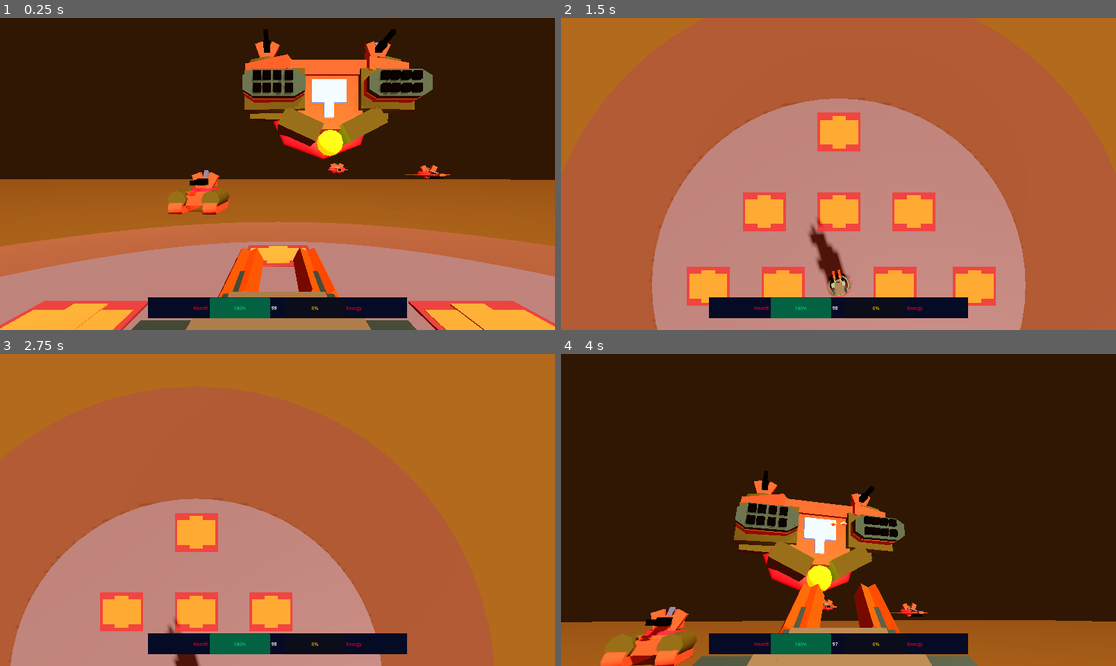
Above: before the commit, frames 1-4 (two rows, left to right).
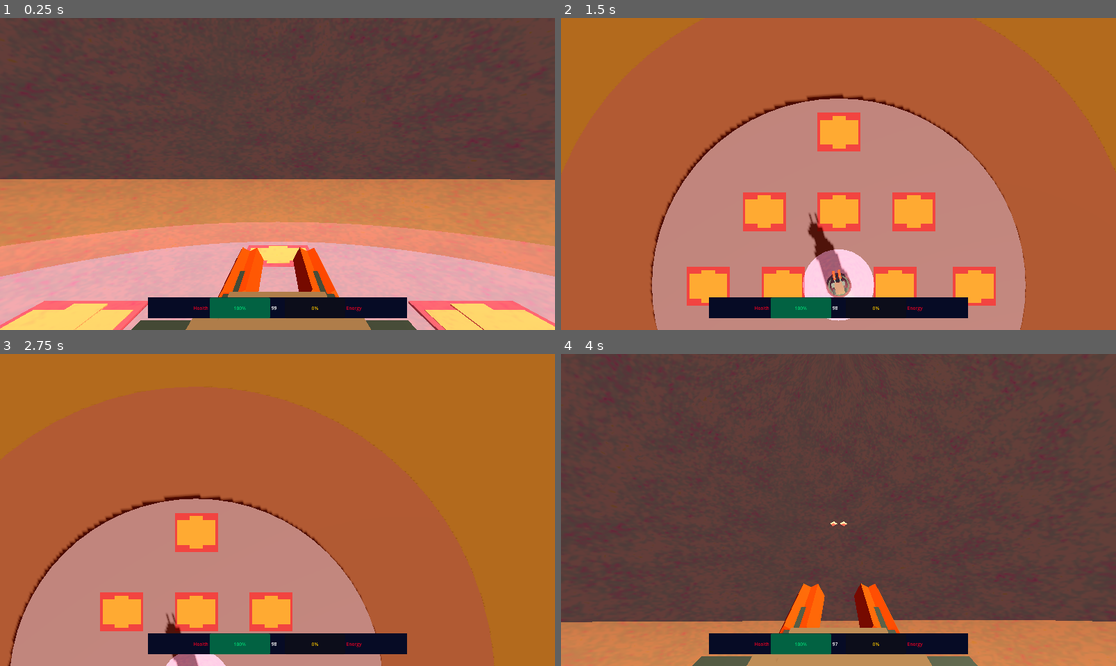
Above: after the commit, the same moments.

Repository: JustusGames/GodotJam_Expansion
Game: Godot game, scene res://Levels/turret_testing_grounds.tscn
Two runs of this game, one before a commit and one after it. Both use one fixed random seed, a clock stepped at 60 frames per second and the inputs below. The engine's default icon, where the game draws it, is replaced by a stand-in: a white triangle on a blue panel in a dark square.
Inputs (mouse positions are in pixels of both pictures, inside the frame that each line leads up to):
- Up to frame 1 (0.25 s): no input
- Up to frame 2 (1.5 s): move the mouse to (866, 174) at 0.52 s; hold W (Move Map Up) from 0.53 s (still down); click (866, 174) at 0.6 s; move the mouse to (810, 174) at 1.27 s; tap Tab (SwitchCamera) at 1.35 s
- Up to frame 3 (2.75 s): move the mouse to (333, 441) at 2.02 s; release W (Move Map Up) at 2.03 s; hold D (Move Map Right) from 2.03 s (still down); click (333, 441) at 2.1 s
- Up to frame 4 (4 s): move the mouse to (810, 572) at 2.77 s; release D (Move Map Right) at 2.78 s; hold W (Move Map Up) from 2.78 s (still down); tap Tab (SwitchCamera) at 2.85 s; move the mouse to (877, 513) at 3.52 s; click (877, 513) at 3.6 s

The runs differ from the first frame. In frame 1, 93% of the frame differs, in the area x 0-100%, y 0-100%; in frame 2, 2.6%; in frame 3, 1.2%; in frame 4, 93%.

Commit message:
forcefield functionality start
forcefield expands/contracts based on number of power buildings
forcefield takes damage and can be destroyed
collision layer manager for pretty much all assets

Diff:
--- a/Buildings/Scenes/ammo_station.tscn
+++ b/Buildings/Scenes/ammo_station.tscn
@@ -42,7 +42,7 @@
 size = Vector3(4.5908203, 3.7613525, 4.770508)
 
 [node name="AmmoStation" type="StaticBody3D"]
-collision_layer = 16
+collision_layer = 4
 collision_mask = 0
 script = ExtResource("1_nqnw0")
 
@@ -112,6 +112,7 @@
 [node name="BuildingHIT" type="Node3D" parent="."]
 unique_name_in_owner = true
 transform = Transform3D(3, 0, 0, 0, 3, 0, 0, 0, 3, 0, 0, 0)
+visible = false
 
 [node name="CSGBox3D" type="CSGBox3D" parent="BuildingHIT"]
 transform = Transform3D(1, 0, 0, 0, 1, 0, 0, 0, 1, 0, 0.245605, 0)
--- a/Buildings/Scenes/build_spot.tscn
+++ b/Buildings/Scenes/build_spot.tscn
@@ -20,6 +20,7 @@
 emission_energy_multiplier = 2.02
 
 [node name="BuildSpot" type="Area3D"]
+collision_mask = 0
 script = ExtResource("1_2mc8t")
 
 [node name="CollisionShape3D" type="CollisionShape3D" parent="."]
--- a/Buildings/Scenes/health_station.tscn
+++ b/Buildings/Scenes/health_station.tscn
@@ -48,7 +48,7 @@
 size = Vector3(4.9453125, 2.6072998, 5.208008)
 
 [node name="HealthStation" type="StaticBody3D"]
-collision_layer = 16
+collision_layer = 4
 collision_mask = 0
 script = ExtResource("1_g2aeq")
 
--- a/Buildings/Scenes/power_station.tscn
+++ b/Buildings/Scenes/power_station.tscn
@@ -48,7 +48,7 @@
 size = Vector3(5.071289, 2.7857666, 4.963867)
 
 [node name="PowerStation" type="StaticBody3D"]
-collision_layer = 16
+collision_layer = 4
 collision_mask = 0
 script = ExtResource("1_yykt5")
 
--- a/Enemies/Projectiles/enemy_bomb.tscn
+++ b/Enemies/Projectiles/enemy_bomb.tscn
@@ -11,8 +11,8 @@
 emission = Color(0.0110851675, 0.02817984, 0.07791569, 1)
 
 [node name="Bomb" type="RigidBody3D"]
-collision_layer = 0
-collision_mask = 17
+collision_layer = 16
+collision_mask = 5
 gravity_scale = 2.0
 contact_monitor = true
 max_contacts_reported = 2
--- a/Enemies/Projectiles/enemy_bullet.tscn
+++ b/Enemies/Projectiles/enemy_bullet.tscn
@@ -20,7 +20,7 @@
 
 [node name="BasicBullet" type="CharacterBody3D"]
 collision_layer = 16
-collision_mask = 16
+collision_mask = 4
 motion_mode = 1
 script = ExtResource("1_1rlgt")
 _impact_particles = ExtResource("2_ov4cr")
--- a/Enemies/Projectiles/enemy_rocket.tscn
+++ b/Enemies/Projectiles/enemy_rocket.tscn
@@ -26,7 +26,7 @@
 
 [node name="Rocket" type="CharacterBody3D"]
 collision_layer = 16
-collision_mask = 16
+collision_mask = 5
 motion_mode = 1
 script = ExtResource("1_rvp12")
 projectile_damage = 20.0
--- a/Enemies/Scripts/enemy_basic_flyer.gd
+++ b/Enemies/Scripts/enemy_basic_flyer.gd
@@ -30,8 +30,6 @@
 @export var _max_fire_delay:float = 2
 
 var _hit_shake_period = 0.15
-var _bullet_spawn_range_min:Vector3 = Vector3(0,0,0)
-var _bullet_spawn_range_max:Vector3 = Vector3(0,0,0)
 var _hit_shake_magnitude = 0.4
 var _look_at_target:bool = false
 var _look_at_location:Vector3 = Vector3()
--- a/Game/Scenes/force_field_area_3d.tscn
+++ b/Game/Scenes/force_field_area_3d.tscn
@@ -12,40 +12,80 @@
 fractal_gain = 0.975
 
 [sub_resource type="NoiseTexture2D" id="NoiseTexture2D_j1s4i"]
-width = 128
-height = 128
 noise = SubResource("FastNoiseLite_2hn1u")
 color_ramp = SubResource("Gradient_fujgv")
+seamless = true
 
 [sub_resource type="StandardMaterial3D" id="StandardMaterial3D_hnegi"]
 transparency = 1
+blend_mode = 1
 cull_mode = 2
+shading_mode = 2
+disable_ambient_light = true
 albedo_color = Color(0.26479155, 0.2374612, 1, 0.20500001)
 albedo_texture = SubResource("NoiseTexture2D_j1s4i")
+roughness = 0.63
 emission_enabled = true
 emission = Color(0.656486, 0.656702, 0.931054, 1)
-emission_energy_multiplier = 1.98
+emission_energy_multiplier = 3.66
 emission_operator = 1
 emission_texture = SubResource("NoiseTexture2D_j1s4i")
-rim_enabled = true
-rim = 0.66
+rim = 0.65
 rim_tint = 0.91
 
+[sub_resource type="StandardMaterial3D" id="StandardMaterial3D_wj0u1"]
+render_priority = 1
+transparency = 1
+shading_mode = 0
+albedo_color = Color(1, 0.35253903, 0.5592148, 0.51100004)
+grow = true
+grow_amount = 0.101
+stencil_mode = 3
+stencil_flags = 1
+stencil_compare = 5
+metadata/_stencil_owned = true
+
+[sub_resource type="StandardMaterial3D" id="StandardMaterial3D_dbr15"]
+next_pass = SubResource("StandardMaterial3D_wj0u1")
+transparency = 1
+blend_mode = 1
+cull_mode = 2
+depth_draw_mode = 1
+shading_mode = 0
+albedo_color = Color(0.6491829, 0, 0.3055162, 0.066)
+grow = true
+grow_amount = 0.1
+stencil_mode = 1
+stencil_flags = 2
+stencil_color = Color(1, 0.35253903, 0.5592148, 0.51100004)
+stencil_outline_thickness = 0.101
+
 [sub_resource type="SphereShape3D" id="SphereShape3D_p5tjr"]
-radius = 40.1114
+radius = 7.680484
 
-[node name="ForceField_Area3D" type="Area3D"]
-collision_layer = 0
+[node name="ForceField_Area3D" type="StaticBody3D"]
+collision_layer = 4
 collision_mask = 0
+input_ray_pickable = false
 script = ExtResource("1_dbr15")
 
 [node name="Forcfield" type="CSGSphere3D" parent="."]
 unique_name_in_owner = true
 cast_shadow = 0
-radius = 40.138
+radius = 7.6443043
 radial_segments = 32
 rings = 32
 material = SubResource("StandardMaterial3D_hnegi")
 
+[node name="ForcfieldHIT" type="CSGSphere3D" parent="."]
+unique_name_in_owner = true
+visible = false
+cast_shadow = 0
+radius = 7.6443043
+radial_segments = 32
+rings = 32
+material = SubResource("StandardMaterial3D_dbr15")
+
 [node name="CollisionShape3D" type="CollisionShape3D" parent="."]
+unique_name_in_owner = true
 shape = SubResource("SphereShape3D_p5tjr")
--- a/Game/Scenes/turret_character.tscn
+++ b/Game/Scenes/turret_character.tscn
@@ -14,7 +14,7 @@
 bg_color = Color(0.0262533, 0.0449922, 0.145252, 1)
 
 [node name="TurretCharacter" type="CharacterBody3D"]
-collision_layer = 16
+collision_layer = 4
 collision_mask = 0
 script = ExtResource("1_8qsus")
 _basic_bullet = ExtResource("2_8v08b")
--- a/Game/Scripts/forcefield_area3d.gd
+++ b/Game/Scripts/forcefield_area3d.gd
@@ -1,9 +1,43 @@
-extends Area3D
+extends StaticBody3D
 
 @onready var _forcfield_mesh:CSGSphere3D = get_node("%Forcfield")
+@onready var _forcfield_hit:CSGSphere3D = get_node("%ForcfieldHIT")
+@onready var _forcfield_col_shape:CollisionShape3D = get_node("%CollisionShape3D")
 var offset_x:float = 0
+var _max_shield_health = 1000
+var _current_shield_health = 200
+var ForcfieldEnergy:float = 0.0
 
 
 func _process(delta: float) -> void:
 	offset_x += .01 * delta
 	_forcfield_mesh.material.set("uv1_offset",Vector3(offset_x,-offset_x,0))
+
+	#if ForcfieldEnergy >= 0.0:
+		#_forcfield_col_shape.shape.radius += ForcfieldEnergy
+		#_forcfield_mesh.radius += ForcfieldEnergy
+
+func Hit_Registered(_pDamage:float = 1):
+	if _current_shield_health <= 0:
+		_destroy()
+	else:
+		_current_shield_health -= _pDamage
+		_forcfield_hit.visible = true
+		await get_tree().create_timer(.1).timeout
+		_forcfield_hit.visible = false
+
+func Increase_Shield_Radius(pAmount:float = 1.0):
+	_forcfield_col_shape.shape.radius += pAmount
+	_forcfield_mesh.radius += pAmount
+	_forcfield_hit.radius += pAmount
+
+func Decrease_Shield_Radius(pAmount:float = 1.0):
+	_forcfield_col_shape.shape.radius -= pAmount
+	_forcfield_mesh.radius -= pAmount
+	_forcfield_hit.radius -= pAmount
+
+func _destroy():
+	queue_free()
+
+func _on_body_entered(body: Node3D) -> void:
+	print(body)
--- a/Game/Scripts/turret_character.gd
+++ b/Game/Scripts/turret_character.gd
@@ -6,6 +6,10 @@
 @onready var _HUD:Control = get_node("%HUD")
 @export var _basic_bullet:PackedScene
 @onready var _ammo_reload_timer:Timer = get_node("%AmmoReloadTimer")
+
+@export var _forcefield_path:NodePath
+@onready var _player_forcefield:StaticBody3D = get_node(_forcefield_path)
+
 #################
 enum turret_states {
 	turret_mode,
@@ -57,12 +61,19 @@
 			if pBuilding == "Ammo":
 				update_reload_wait()
 			_building_count_dict[pBuilding] += 1
+			if pBuilding == "Power" and is_instance_valid(_player_forcefield):
+				var _charge_shield_amount:float = _building_count_dict["Power"]
+				_player_forcefield.Increase_Shield_Radius(1)
 			_selected_build_spot = null
 
 func _on_building_destroyed(_pBuilding:String):
 	if _pBuilding == "Ammo":
 		_ammo_reload_timer.wait_time += .2
 	_building_count_dict[_pBuilding] -= 1
+	if _pBuilding == "Power" and is_instance_valid(_player_forcefield):
+		var _charge_shield_amount:float = _building_count_dict["Power"]
+		_player_forcefield.Decrease_Shield_Radius(1)
+
 
 func _physics_process(_delta: float) -> void:
 
@@ -72,9 +83,10 @@
 			var mousePosViewport = get_viewport().get_mouse_position()
 			var camera = _building_camera
 			var rayOrigin = camera.project_ray_origin(mousePosViewport)
-			var rayEnd = rayOrigin+camera.project_ray_normal(mousePosViewport)*100
+			var rayEnd = rayOrigin+camera.project_ray_normal(mousePosViewport)*500
 			var detectionParameters = PhysicsRayQueryParameters3D.new()
 			detectionParameters.collide_with_areas = true
+			detectionParameters.collide_with_bodies = false
 			detectionParameters.from = rayOrigin
 			detectionParameters.to = rayEnd
 
@@ -95,6 +107,7 @@
 func _update_hud(delta:float):
 	var building_total_charge:float = _building_count_dict["Power"] * .003
 	Current_Energy += delta * Energy_Charge_Rate + building_total_charge
+
 	if Current_Energy <= Max_Energy:
 		_HUD.update_energy(Current_Energy)
 	if Current_Health <= Max_Health:
--- a/Levels/turret_testing_grounds.tscn
+++ b/Levels/turret_testing_grounds.tscn
@@ -1,14 +1,9 @@
-[gd_scene load_steps=18 format=3 uid="uid://cnrvd8ht0u4ik"]
+[gd_scene load_steps=13 format=3 uid="uid://cnrvd8ht0u4ik"]
 
 [ext_resource type="PackedScene" uid="uid://cw564qmankkyx" path="res://Game/Scenes/turret_character.tscn" id="1_gj8w7"]
-[ext_resource type="PackedScene" uid="uid://cra6kfmxj22h" path="res://Enemies/Scenes/basic_tank.tscn" id="1_hnegi"]
 [ext_resource type="PackedScene" uid="uid://cr6ik3hlc2dq6" path="res://Buildings/Scenes/build_spot.tscn" id="2_fujgv"]
-[ext_resource type="PackedScene" uid="uid://cbwwsqvn7idhh" path="res://Enemies/Scenes/carrier_flyer.tscn" id="2_g3rti"]
 [ext_resource type="Script" uid="uid://dtl3wvji7il5f" path="res://Game/Scripts/build_camera_3d.gd" id="2_hnegi"]
 [ext_resource type="PackedScene" uid="uid://dtli4mtqhswl3" path="res://Game/Scenes/force_field_area_3d.tscn" id="3_2hn1u"]
-[ext_resource type="PackedScene" uid="uid://br28rgoqvgog0" path="res://Enemies/Scenes/basic_flyer.tscn" id="3_wnskb"]
-[ext_resource type="PackedScene" uid="uid://c610okaeoghbs" path="res://Enemies/Scenes/bomber_flyer.tscn" id="5_hnegi"]
-[ext_resource type="PackedScene" uid="uid://jjliiwsy80cm" path="res://Enemies/Scenes/boss_tank.tscn" id="9_1ghh1"]
 
 [sub_resource type="StandardMaterial3D" id="StandardMaterial3D_oqeow"]
 albedo_color = Color(0.52815026, 0.46948892, 0.16728237, 1)
@@ -93,21 +88,10 @@
 use_collision = true
 mesh = SubResource("CylinderMesh_hnegi")
 
-[node name="BasicFlyer" parent="StandardTurretBase" instance=ExtResource("1_hnegi")]
-transform = Transform3D(-0.9998007, 0, 0.019965189, 0, 1, 0, -0.019965189, 0, -0.9998007, -27.214844, -1.8912563, -88.25723)
-
-[node name="BasicFlyer2" parent="StandardTurretBase" instance=ExtResource("2_g3rti")]
-transform = Transform3D(-1, 0, -8.742278e-08, 0, 1, 0, 8.742278e-08, 0, -1, 20.055779, 39.294113, -100.298996)
-
-[node name="BasicFlyer3" parent="StandardTurretBase" instance=ExtResource("3_wnskb")]
-transform = Transform3D(-1, 0, -8.742278e-08, 0, 1, 0, 8.742278e-08, 0, -1, 19.813457, 13.447113, -81.89762)
-
-[node name="Bomber" parent="StandardTurretBase" instance=ExtResource("5_hnegi")]
-transform = Transform3D(-1, 0, -8.742278e-08, 0, 1, 0, 8.742278e-08, 0, -1, 51.56528, 11.849685, -83.45199)
-
 [node name="TurretCharacter" parent="." node_paths=PackedStringArray("_building_camera") instance=ExtResource("1_gj8w7")]
 transform = Transform3D(1, 0, 0, 0, 1, 0, 0, 0, 1, 0, 8.2681, 0)
 _building_camera = NodePath("../BuildCamera3D")
+_forcefield_path = NodePath("../ForceField_Area3D")
 
 [node name="DirectionalLight3D" type="DirectionalLight3D" parent="."]
 transform = Transform3D(0.948485, -0.0413987, 0.314106, -0.151006, 0.812496, 0.563069, -0.27852, -0.581494, 0.764389, -5.27732, 12.6201, 0)
@@ -115,9 +99,10 @@
 
 [node name="BuildCamera3D" type="Camera3D" parent="."]
 unique_name_in_owner = true
-transform = Transform3D(1, 0, 0, 0, -4.37114e-08, 1, 0, -1, -4.37114e-08, 0, 47.4177, 0)
+transform = Transform3D(1, 0, 0, 0, -4.37114e-08, 1, 0, -1, -4.37114e-08, 0, 158.41385, 0)
 projection = 1
 size = 66.786
+far = 500.0
 script = ExtResource("2_hnegi")
 
 [node name="WorldEnvironment" type="WorldEnvironment" parent="."]
@@ -163,7 +148,5 @@
 transform = Transform3D(1, 0, 0, 0, 1, 0, 0, 0, 1, -27.8843, 0.146836, 0.299099)
 
 [node name="ForceField_Area3D" parent="." instance=ExtResource("3_2hn1u")]
-visible = false
-
-[node name="Tank" parent="." instance=ExtResource("9_1ghh1")]
-transform = Transform3D(-4.371139e-08, 0, -1, 0, 1, 0, 1, 0, -4.371139e-08, -274.89423, -1.6074388, -10.314369)
+unique_name_in_owner = true
+transform = Transform3D(1, 0, 0, 0, 1, 0, 0, 0, 1, 0, 8.2681, 0)
Not shown: 1 places in Game/Scenes/force_field_area_3d.tscn that only renumber resources
